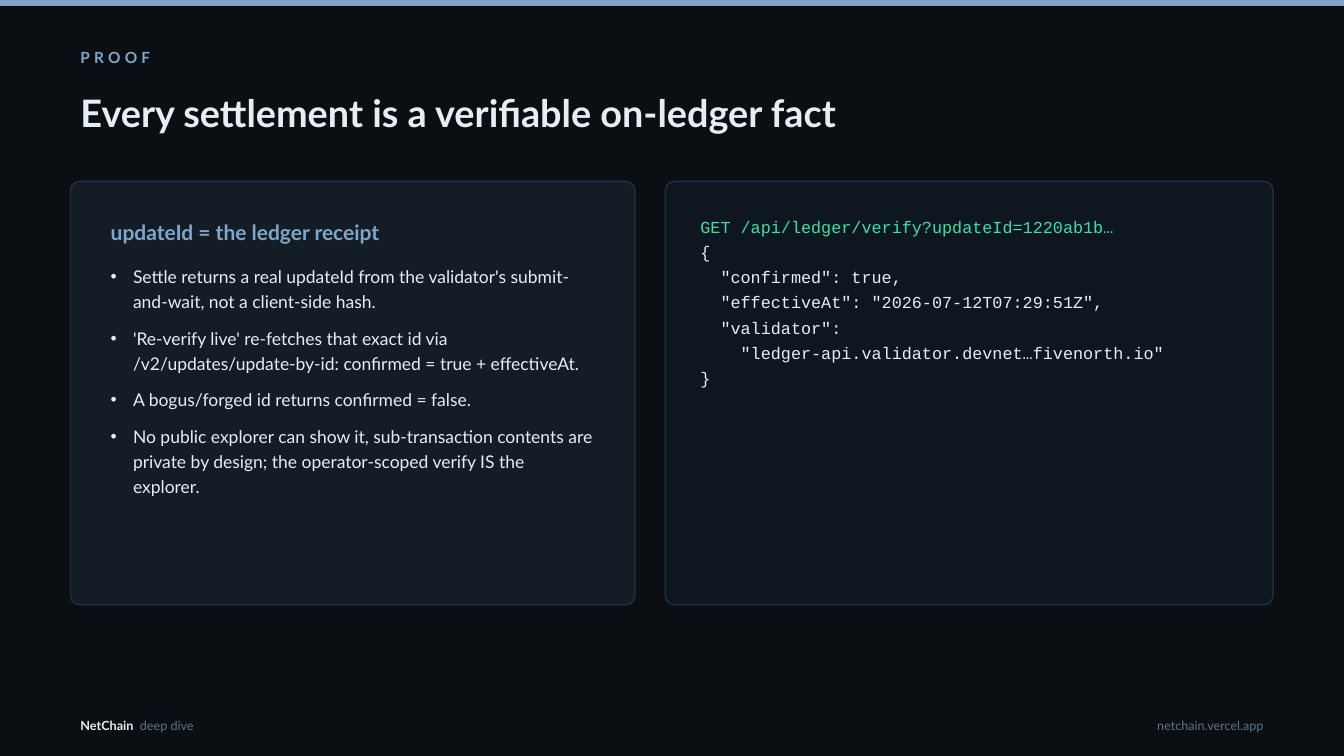
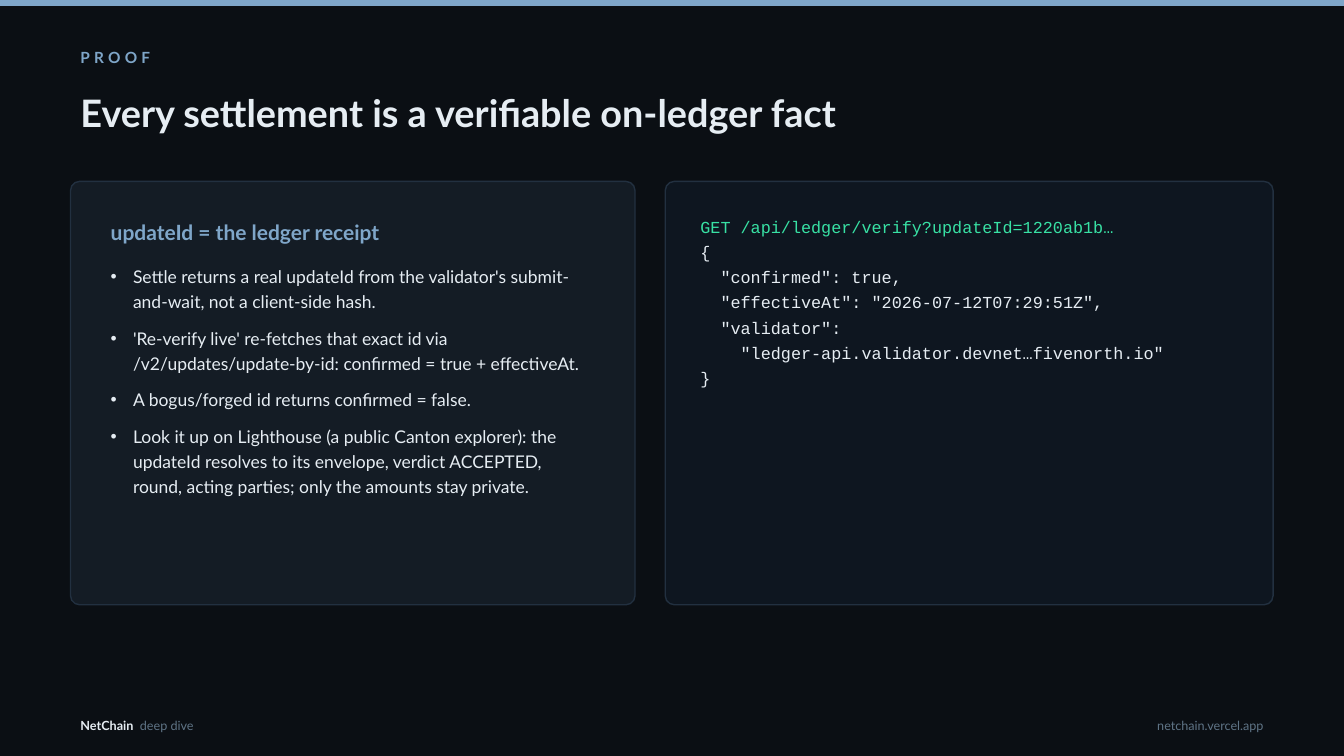
Before and after one commit to manjeetsharma0796/Net-chain, a slide deck: slide 13 of docs/deck/NetChain-DeepDive.pptx. Drawn at 1344x756 pixels with LibreOffice and Linux fonts; fonts in the diff are those of the drawing. Boxes give left, top, right and bottom in pixels: in the first picture for what was removed or moved away, otherwise in the second. Text is boxed around its words. In the diff, an @@ line names an element or a change of style, - is before the commit and + after.

```diff
--- a/docs/deck/NetChain-DeepDive.pptx
+++ b/docs/deck/NetChain-DeepDive.pptx
@@ text at (133,429,556,496): text changed @@
-• No public explorer can show it, sub-transaction contents are private by design; the operator-scoped verify IS the explorer.
+• Look it up on Lighthouse (a public Canton explorer): the updateId resolves to its envelope, verdict ACCEPTED, round, acting parties; only the amounts stay private.
```
Also in this commit, not shown: 1 other file.
